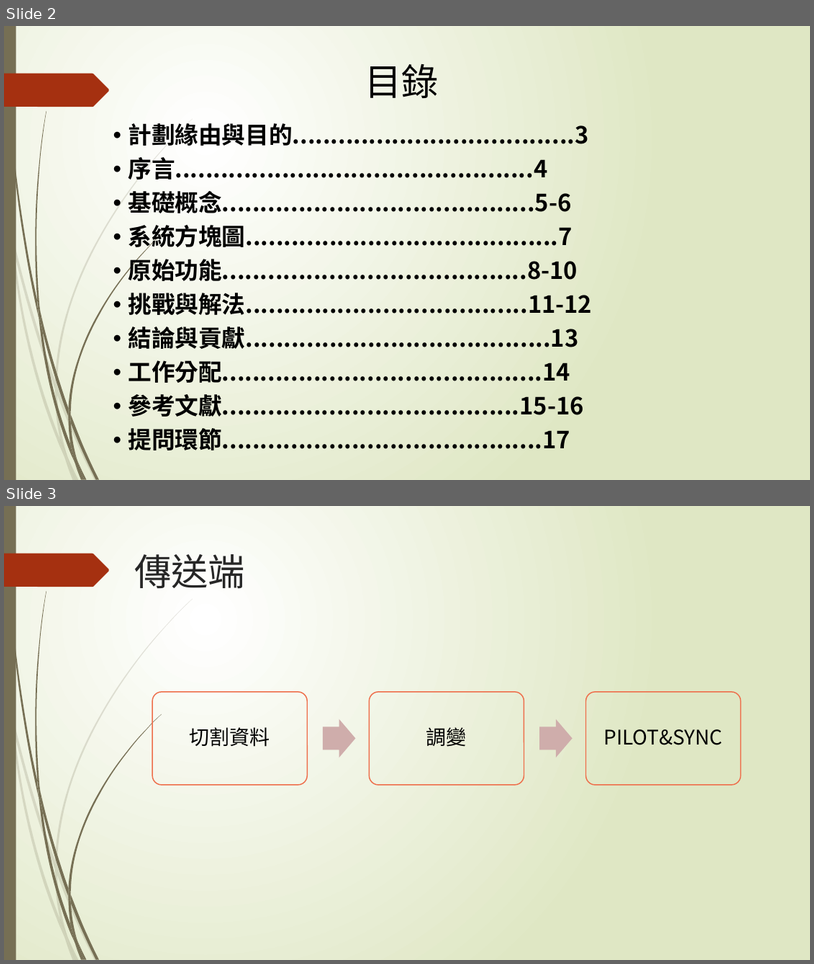
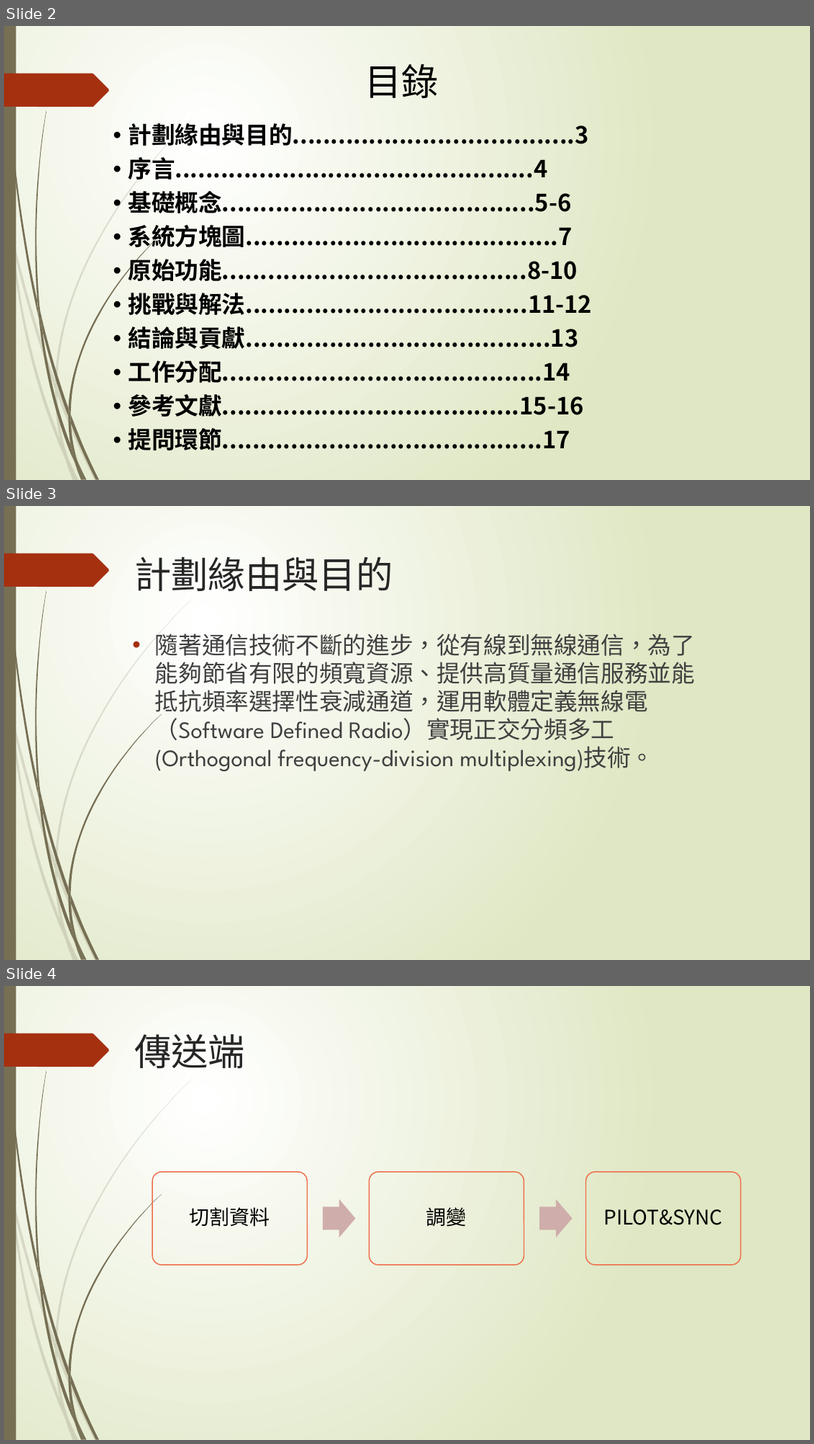
Before and after one commit to NIUWCSP/OTSM, a slide deck: report/以SDR實現OTSM通訊技術.pptx. Shown one above the other, each under a label of ours: slides 2 and 3 before the commit, slides 2, 3 and 4 after it. The pictures are 814x964 and 814x1444 pixels, drawn with LibreOffice and Linux fonts; fonts in the diff are those of the drawing. Boxes give left, top, right and bottom in pixels: in the first picture for what was removed or moved away, otherwise in the second. Text is boxed around its words. In the diff, an @@ line names an element or a change of style, - is before the commit and + after.

```diff
--- a/report/以SDR實現OTSM通訊技術.pptx
+++ b/report/以SDR實現OTSM通訊技術.pptx
@@ slide 3 added at (x1=4, y1=506, x2=810, y2=960), background gradient #FFFFFF to #DFE8C4; not listed: 24 template elements that a slide beside it also shows @@
@@ title added at (x1=134, y1=557, x2=393, y2=591), 44 pt, text #262626 @@
+計劃緣由與目的
@@ text added at (x1=155, y1=629, x2=695, y2=771), 28 pt, text #404040 @@
+• 隨著通信技術不斷的進步，從有線到無線通信，為了能夠節省有限的頻寬資源、提供高質量通信服務並能抵抗頻率選擇性衰減通道，運用軟體定義無線電（Software Defined Radio）實現正交分頻多工 (Orthogonal frequency-division multiplexing)技術。
@@ what was slide 3 is now slide 4 @@
```
Also in this commit, not shown: 3 slides changed, 1 other file.
